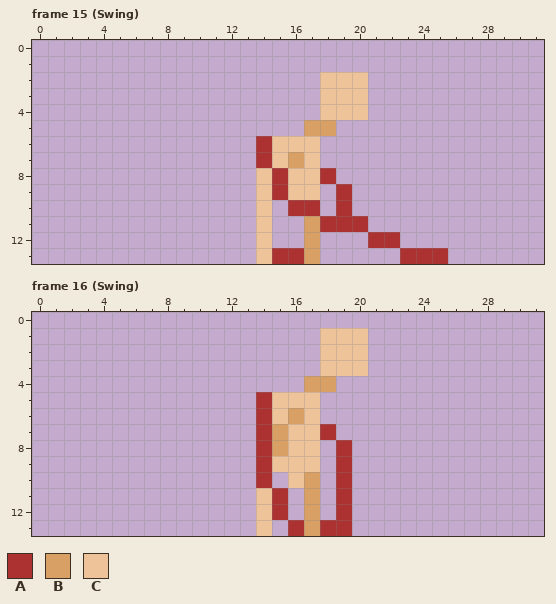
File history of a pixel-art file, art/ase/longArm.aseprite. That is the earlier state.
32x14 pixels, 18 frames. Shown: frame 15 (Swing), frame 16 (Swing). The commit also changed other frames, which this record leaves out.
Palette (. is transparent): A #ac3232  B #d9a066  C #eec39a
Pixels before, frame 15 (Swing), first column x 14:
 2 ....CCC.....
 3 ....CCC.....
 4 ....CCC.....
 5 ...BB.......
 6 ACCC........
 7 ACBC........
 8 CACCA.......
 9 CACC.A......
10 C.AA.A......
11 C..BAAA.....
12 C..B...AA...
13 CAAB.....AAA
Pixels before, frame 16 (Swing), first column x 14:
 1 ....CCC
 2 ....CCC
 3 ....CCC
 4 ...BB..
 5 ACCC...
 6 ACBC...
 7 ABCCA..
 8 ABCC.A.
 9 ACCC.A.
10 A.CB.A.
11 CA.B.A.
12 CA.B.A.
13 C.ABAA.
And afterwards:
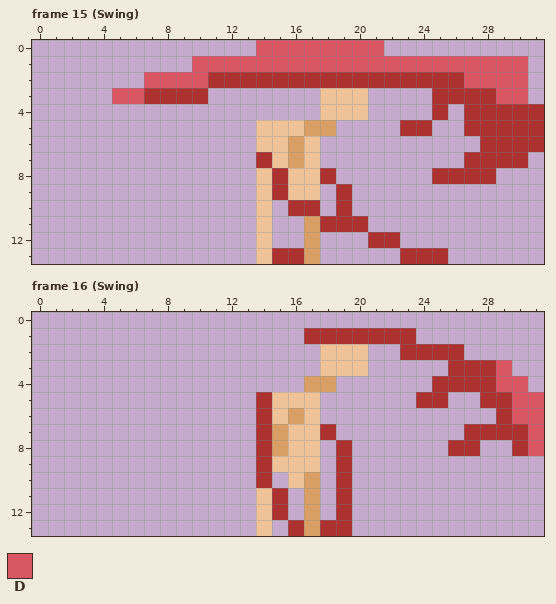
Colours new in this view: D #d95763
The exact change:
Changed rows in their new state; - is an unchanged pixel.
Frame 15 (Swing):
first column x 5:
 0 ---------DDDDDDDD----------
 1 -----DDDDDDDDDDDDDDDDDDDDD-
 2 --DDDDAAAAAAAAAAAAAAAADDDD-
 3 DDAAAA--------------AAAADD-
 4 --------------------A-AAAAA
 5 ---------CCC------AA--AAAAA
 6 ---------C-B-----------AAAA
 7 ----------------------AAAA-
 8 --------------------AAAA---
Frame 16 (Swing):
first column x 17:
 1 AAAAAAA--------
 2 ------AAAA-----
 3 ---------AAAD--
 4 --------AAAADD-
 5 -------AA--AADD
 6 ------------ADD
 7 ----------AAAAD
 8 ---------AA--AD
Where, in picture pixels (left, top, right, bottom), the same in both pictures:
changed: (112, 40, 544, 184)
changed: (304, 328, 544, 456)
